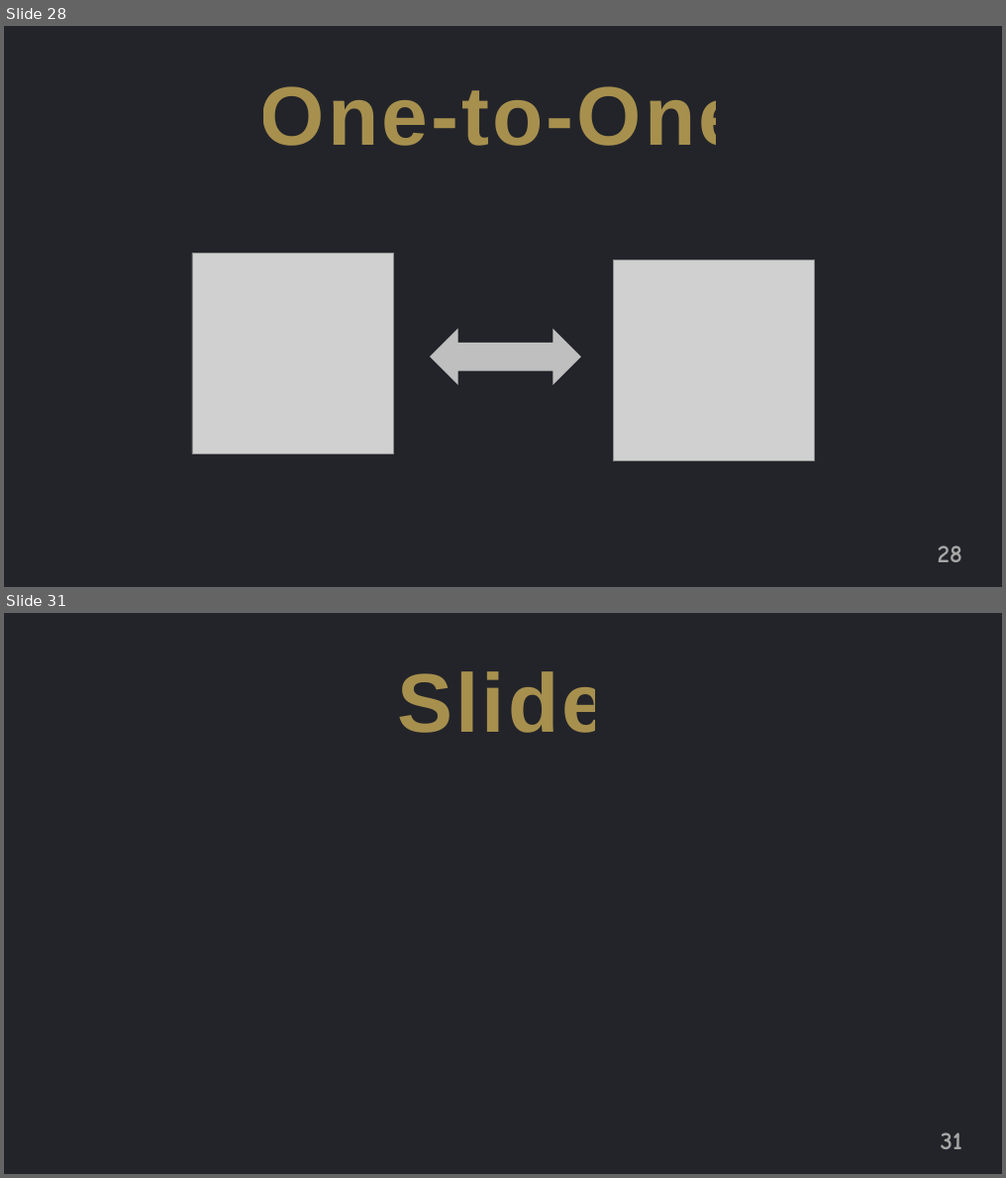
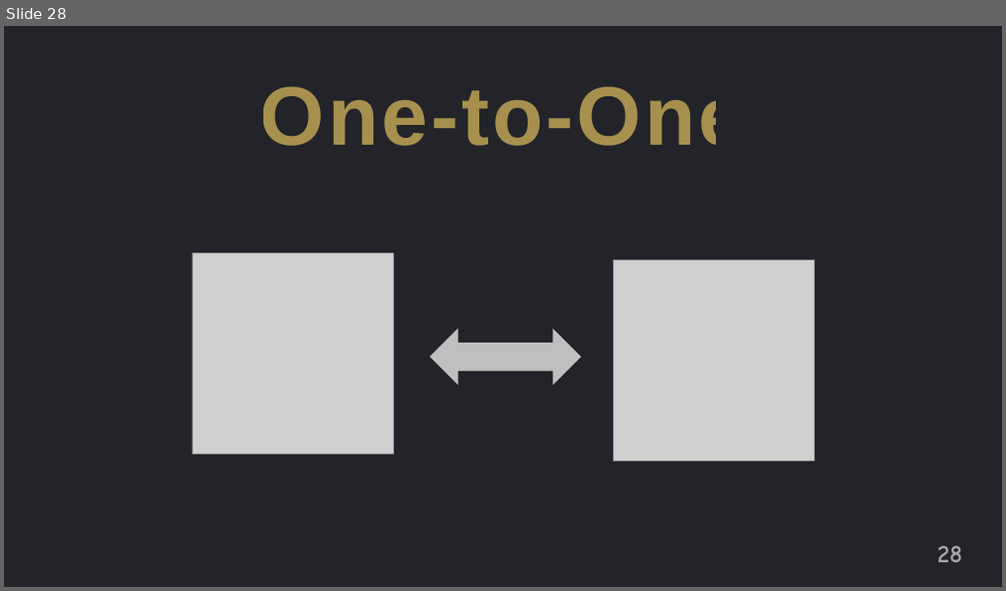
Before and after one commit to jguo108/My-Programming-Courses, a slide deck: Scratch for Newbies/Level2/1 Knock Knock/Note/Notes.pptx. Shown one above the other, each under a label of ours: slides 28 and 31 before the commit, slide 28 after it; the slides between them are not shown. The pictures are 1006x1178 and 1006x591 pixels, drawn with LibreOffice and Linux fonts; fonts in the diff are those of the drawing; grey boxes stand for pictures. Boxes give left, top, right and bottom in pixels: in the first picture for what was removed or moved away, otherwise in the second. Text is boxed around its words. In the diff, an @@ line names an element or a change of style, - is before the commit and + after.

```diff
--- a/Scratch for Newbies/Level2/1 Knock Knock/Note/Notes.pptx
+++ b/Scratch for Newbies/Level2/1 Knock Knock/Note/Notes.pptx
@@ slide 31 removed at (4, 613, 1002, 1174), background #FFFFFF @@
@@ rectangle removed at (4, 613, 1002, 1174) @@
@@ text removed at (397, 671, 608, 733) @@
-Slide
@@ page number removed at (941, 1133, 962, 1150) @@
-31
```
Also in this commit, not shown: 3 slides changed, 19 slides added, 2 other slides removed, 20 other files.
